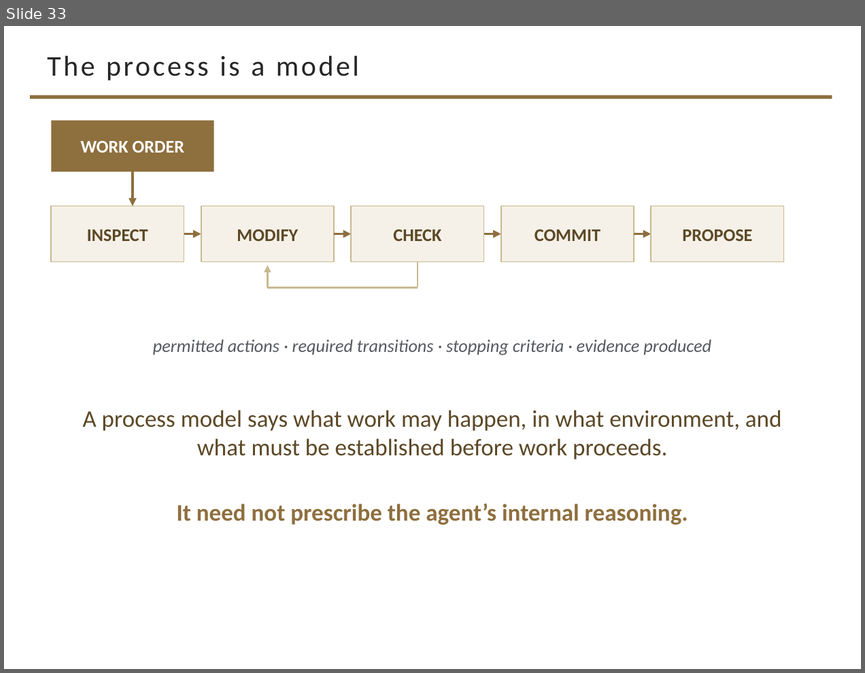
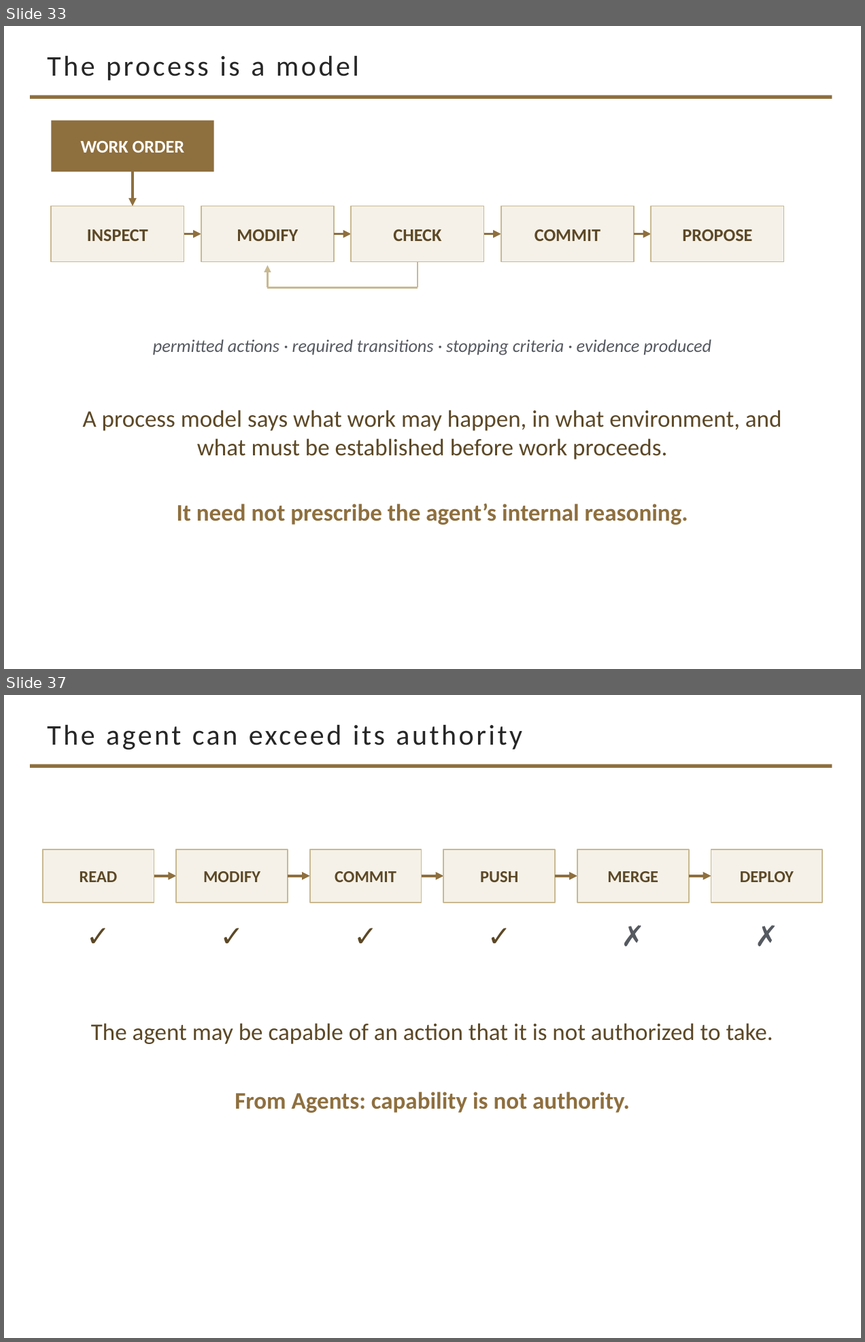
Before and after one commit to davisjam/model-based-agentic-software-engineering, a slide deck: course/lectures/act-2-delegation-and-control/03-alignment/2-3-Alignment.pptx. Shown one above the other, each under a label of ours: slide 33 before the commit, slides 33 and 37 after it; the slides between them are not shown. The pictures are 865x673 and 865x1342 pixels, drawn with LibreOffice and Linux fonts; fonts in the diff are those of the drawing; background and template pictures are left out. Boxes give left, top, right and bottom in pixels: in the first picture for what was removed or moved away, otherwise in the second. Text is boxed around its words. In the diff, an @@ line names an element or a change of style, - is before the commit and + after.

```diff
--- a/course/lectures/act-2-delegation-and-control/03-alignment/2-3-Alignment.pptx
+++ b/course/lectures/act-2-delegation-and-control/03-alignment/2-3-Alignment.pptx
@@ slide 37 added at (4, 695, 861, 1338), background #FFFFFF; not listed: 1 template element that a slide beside it also shows @@
@@ title added at (47, 725, 522, 750), 24 pt, text #262626 @@
+The agent can exceed its authority
@@ rectangle added at (43, 849, 154, 902), fill #F5F1E8, outline #C9B991 1 pt, 14 pt, text #5C4826, bold @@
+READ
@@ rectangle added at (176, 849, 288, 902), fill #F5F1E8, outline #C9B991 1 pt, 14 pt, text #5C4826, bold @@
+MODIFY
@@ rectangle added at (310, 849, 422, 902), fill #F5F1E8, outline #C9B991 1 pt, 14 pt, text #5C4826, bold @@
+COMMIT
@@ rectangle added at (443, 849, 555, 902), fill #F5F1E8, outline #C9B991 1 pt, 14 pt, text #5C4826, bold @@
+PUSH
@@ rectangle added at (577, 849, 689, 902), fill #F5F1E8, outline #C9B991 1 pt, 14 pt, text #5C4826, bold @@
+MERGE
@@ rectangle added at (711, 849, 822, 902), fill #F5F1E8, outline #C9B991 1 pt, 14 pt, text #5C4826, bold @@
+DEPLOY
@@ arrow added from (154, 876) to (176, 876), #8E6F3E 2.25 pt @@
@@ arrow added from (288, 876) to (310, 876), #8E6F3E 2.25 pt @@
@@ arrow added from (422, 876) to (443, 876), #8E6F3E 2.25 pt @@
@@ arrow added from (555, 876) to (577, 876), #8E6F3E 2.25 pt @@
@@ arrow added from (689, 876) to (711, 876), #8E6F3E 2.25 pt @@
@@ text added at (43, 913, 154, 956), 24 pt, text #5C4826, bold @@
+✓
@@ text added at (176, 913, 288, 956), 24 pt, text #5C4826, bold @@
+✓
@@ text added at (310, 913, 422, 956), 24 pt, text #5C4826, bold @@
+✓
@@ text added at (443, 913, 555, 956), 24 pt, text #5C4826, bold @@
+✓
@@ text added at (577, 913, 689, 956), 24 pt, text #555960, bold @@
+✗
@@ text added at (711, 913, 822, 956), 24 pt, text #555960, bold @@
+✗
@@ text added at (91, 1023, 773, 1044), 20 pt, text #5C4826 @@
+The agent may be capable of an action that it is not authorized to take.
@@ text added at (235, 1091, 630, 1113), 20 pt, text #8E6F3E, bold @@
+From Agents: capability is not authority.
```
Also in this commit, not shown: 5 other slides added.
